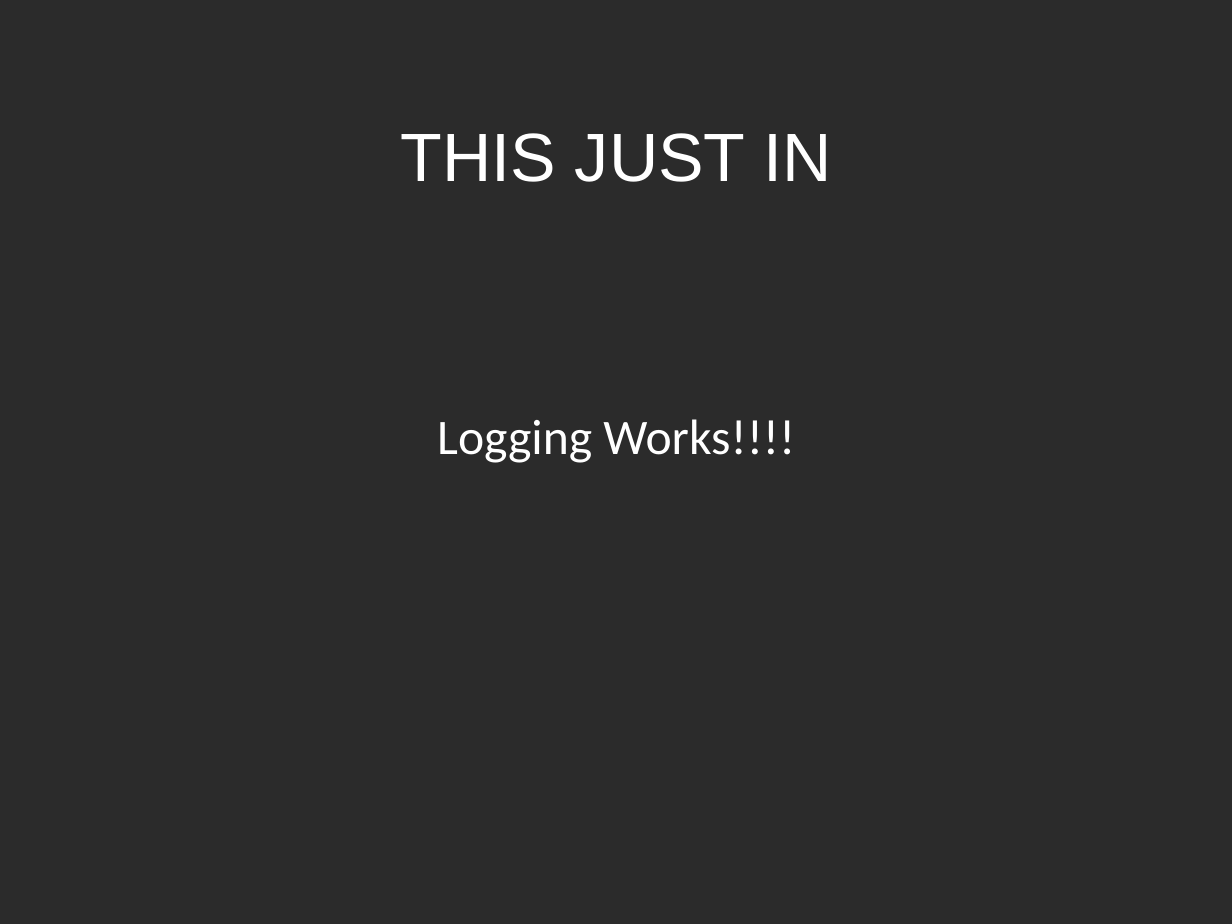
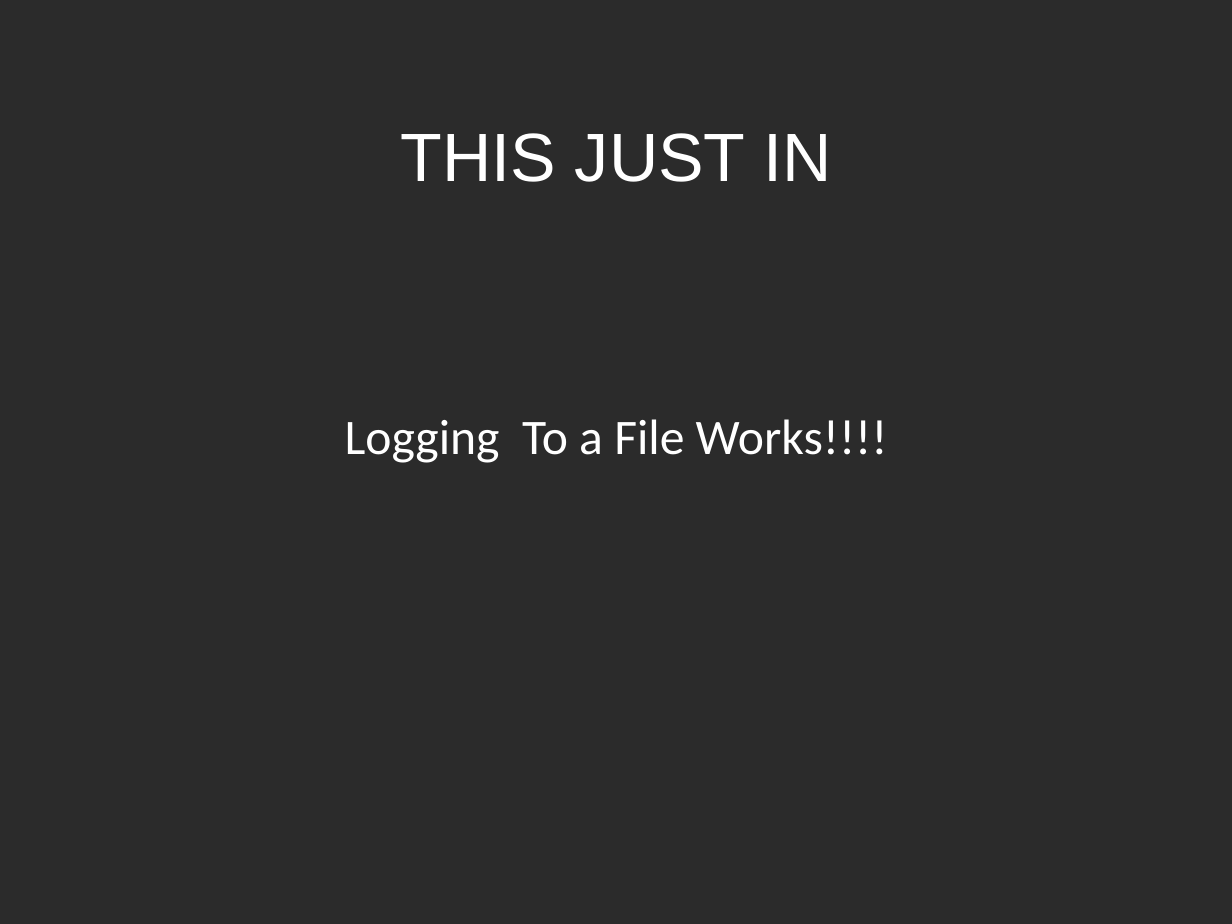
Before and after one commit to zippy1981/TalkMaterials, a slide deck: slide 13 of MongoMeetup/2010-July/Mongo Windows Administration for the Unix Programmer.odp. Drawn at 1232x924 pixels with LibreOffice and Linux fonts; fonts in the diff are those of the drawing; background and template pictures are left out; a plain dark background stands for a picture behind light text. Boxes give left, top, right and bottom in pixels: in the first picture for what was removed or moved away, otherwise in the second. Text is boxed around its words. In the diff, an @@ line names an element or a change of style, - is before the commit and + after.

```diff
--- a/MongoMeetup/2010-July/Mongo Windows Administration for the Unix Programmer.odp
+++ b/MongoMeetup/2010-July/Mongo Windows Administration for the Unix Programmer.odp
@@ subtitle at [345, 419, 888, 463]: text changed @@
-Logging Works!!!!
+Logging To a File Works!!!!
```
Also in this commit, not shown: 3 other slides changed.
